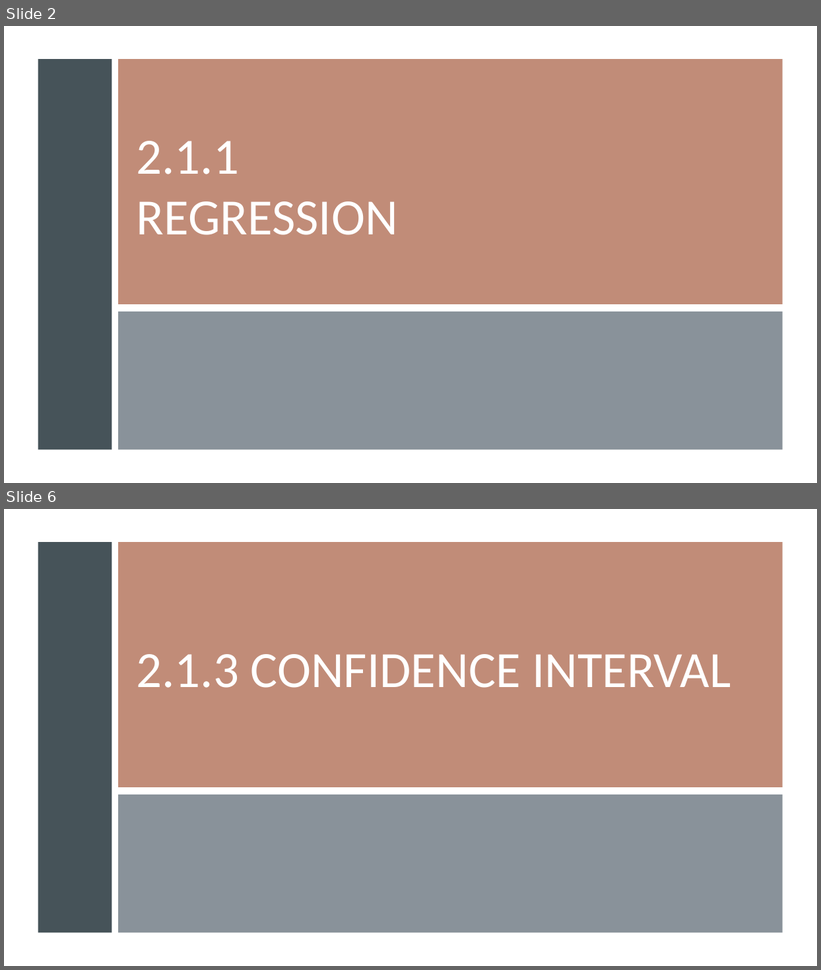
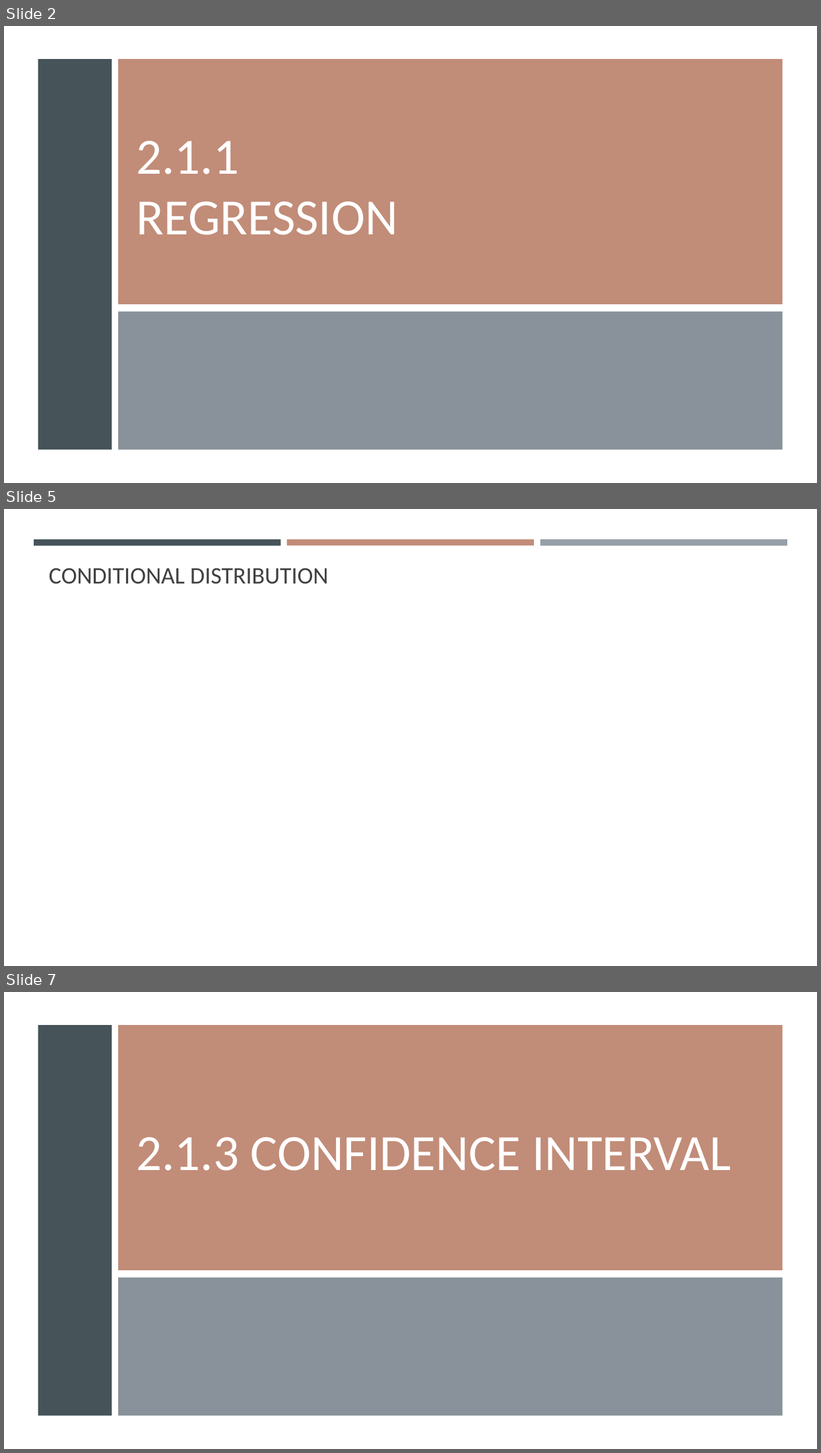
Before and after one commit to gisynw/geog-247, a slide deck: docs/Lectures/Week04/Week04_BivariateRegression.pptx. Shown one above the other, each under a label of ours: slides 2 and 6 before the commit, slides 2, 5 and 7 after it; the slides between them are not shown. The pictures are 821x970 and 821x1453 pixels, drawn with LibreOffice and Linux fonts; fonts in the diff are those of the drawing. Boxes give left, top, right and bottom in pixels: in the first picture for what was removed or moved away, otherwise in the second. Text is boxed around its words. In the diff, an @@ line names an element or a change of style, - is before the commit and + after.

```diff
--- a/docs/Lectures/Week04/Week04_BivariateRegression.pptx
+++ b/docs/Lectures/Week04/Week04_BivariateRegression.pptx
@@ slide 5 added at bbox=[4, 509, 817, 966], background #FFFFFF @@
@@ rectangle added at bbox=[34, 539, 281, 545], fill #465359 @@
@@ rectangle added at bbox=[287, 539, 534, 545], fill #C18C78 @@
@@ rectangle added at bbox=[540, 539, 787, 546], fill #969FA7 @@
@@ title added at bbox=[49, 568, 328, 584], 28 pt, text #404040 @@
+CONDITIONAL DISTRIBUTION
@@ what was slide 6 is now slide 7 @@
```
Also in this commit, not shown: 3 slides changed, 1 other file.
